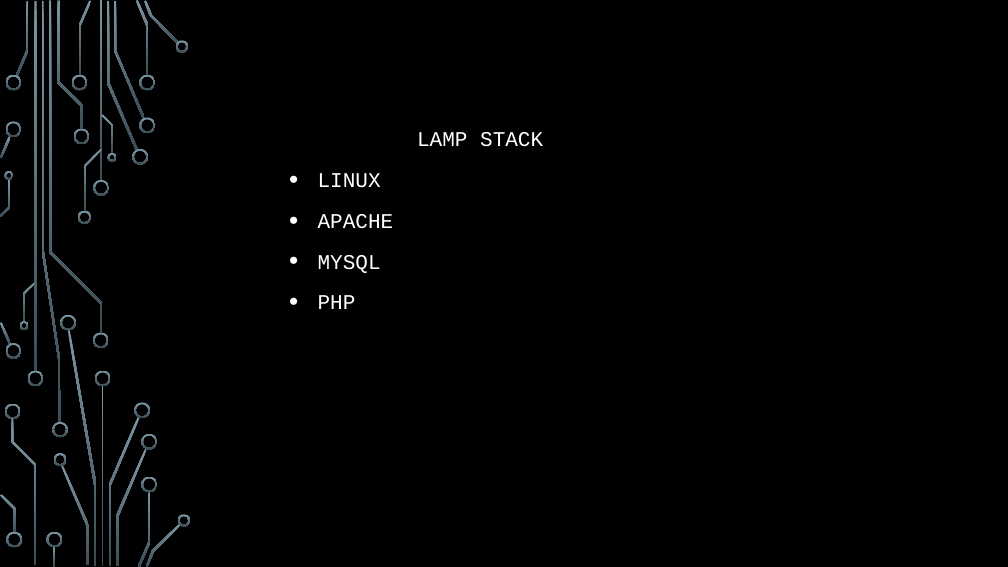
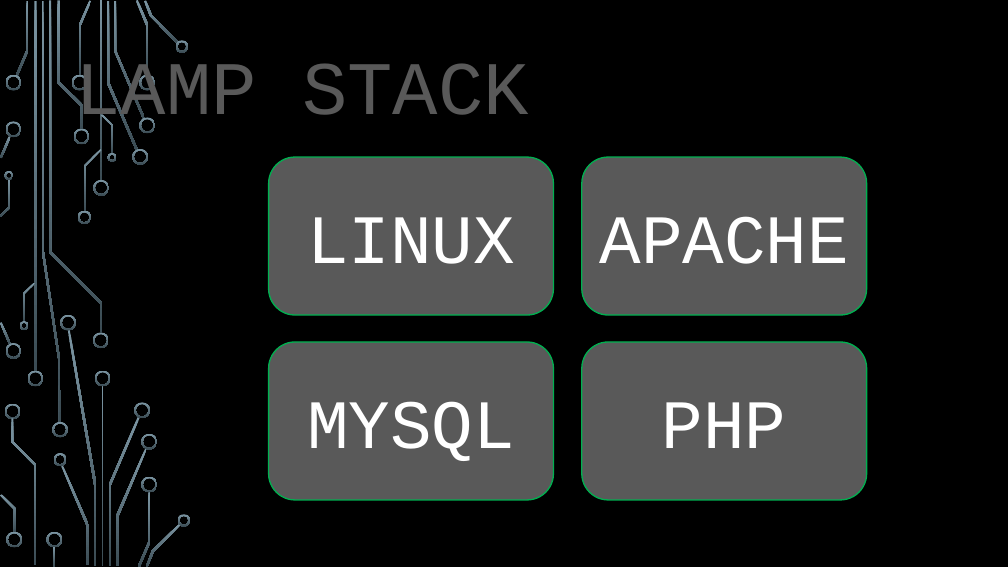
Before and after one commit to dugoatboy/COP4331-Group17-SmallProject, a slide deck: slide 7 of CONNECT.pptm. Drawn at 1008x567 pixels with LibreOffice and Linux fonts; fonts in the diff are those of the drawing; background and template pictures are left out. Boxes give left, top, right and bottom in pixels: in the first picture for what was removed or moved away, otherwise in the second. Text is boxed around its words. In the diff, an @@ line names an element or a change of style, - is before the commit and + after.

```diff
--- a/CONNECT.pptm
+++ b/CONNECT.pptm
@@ subtitle "LAMP STACK": place and size @@
-subtitle "LAMP STACK" at <box>318,132,543,309</box>
+subtitle "LAMP STACK" at <box>75,60,529,136</box>
@@ subtitle "LAMP STACK" at <box>75,60,529,136</box>: size 20 to 72 pt, text colour #FFFFFF to #595959 @@
@@ rounded rectangle added at <box>268,157,554,315</box>, fill #595959, outline #00B050 1.25 pt, 66 pt, text #FFFFFF @@
+LINUX
@@ subtitle at <box>318,173,394,309</box>: paragraphs removed @@
-• LINUX
-• APACHE
-• MYSQL
-• PHP
@@ rounded rectangle added at <box>582,157,867,315</box>, fill #595959, outline #00B050 1.25 pt, 66 pt, text #FFFFFF @@
+APACHE
@@ rounded rectangle added at <box>268,342,554,500</box>, fill #595959, outline #00B050 1.25 pt, 66 pt, text #FFFFFF @@
+MYSQL
@@ rounded rectangle added at <box>582,342,867,500</box>, fill #595959, outline #00B050 1.25 pt, 66 pt, text #FFFFFF @@
+PHP
```
Also in this commit, not shown: 5 other slides changed, 6 slides added, 4 slides removed.
